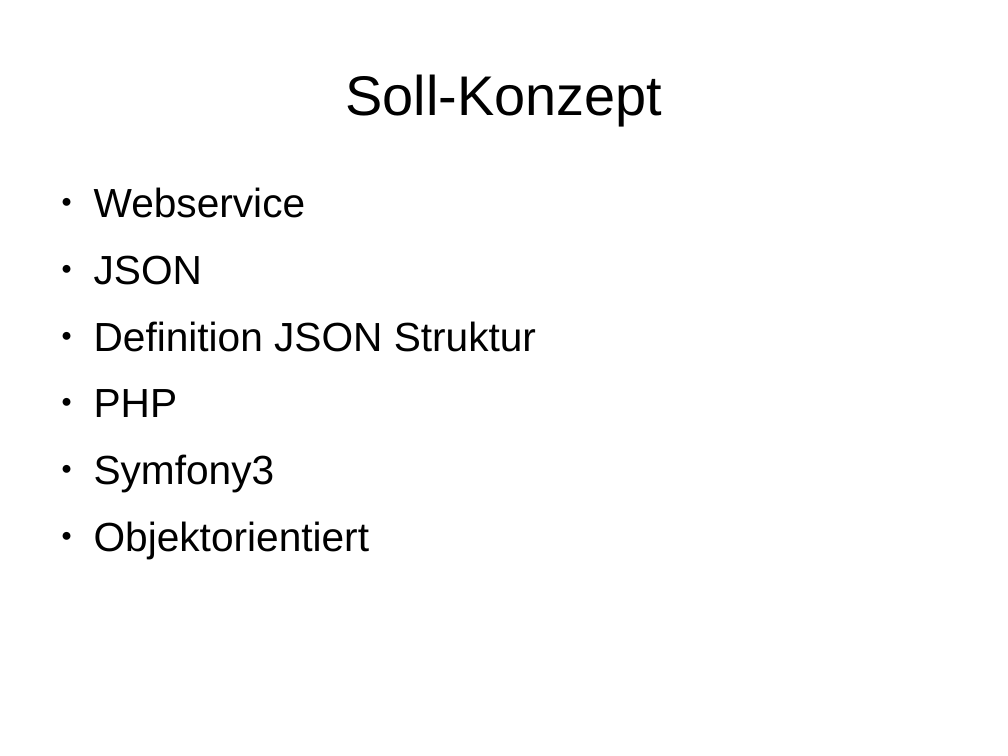
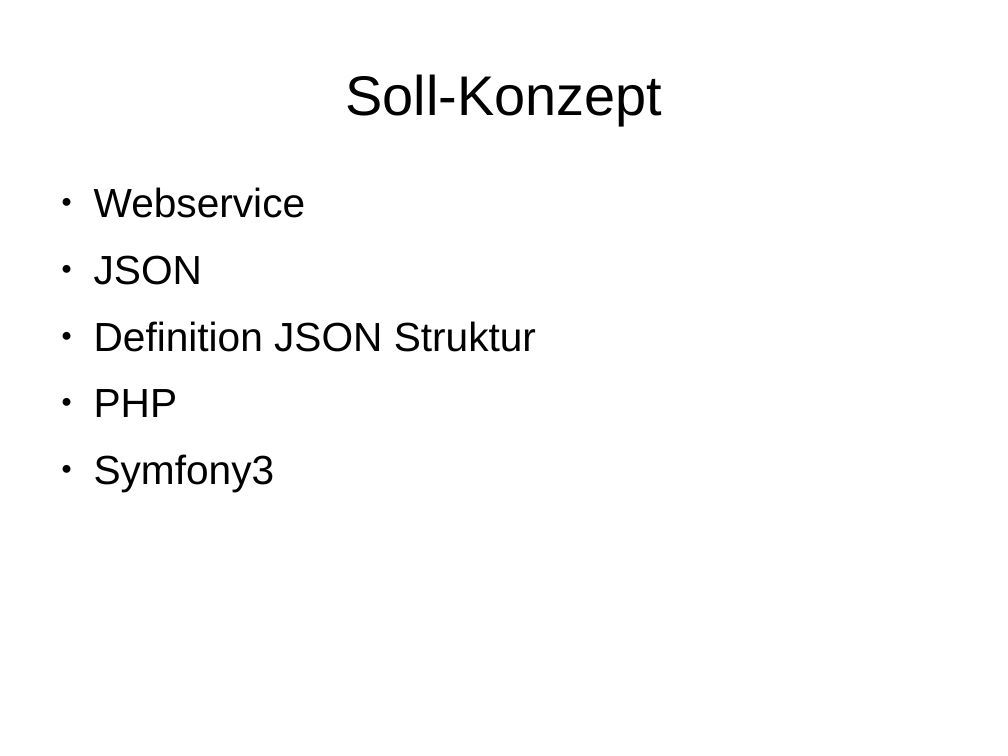
Before and after one commit to janhelmle/weiterbildung_fachinformatiker_ihk_projektantrag, a slide deck: slide 6 of praesentation/presentation_v1.odp. Drawn at 1008x756 pixels with LibreOffice and Linux fonts; fonts in the diff are those of the drawing. Boxes give left, top, right and bottom in pixels: in the first picture for what was removed or moved away, otherwise in the second. Text is boxed around its words. In the diff, an @@ line names an element or a change of style, - is before the commit and + after.

```diff
--- a/praesentation/presentation_v1.odp
+++ b/praesentation/presentation_v1.odp
@@ text at (94,521,369,559): paragraph removed @@
-● Objektorientiert
```
Also in this commit, not shown: 2 other slides changed, 2 slides added, 2 slides removed.
